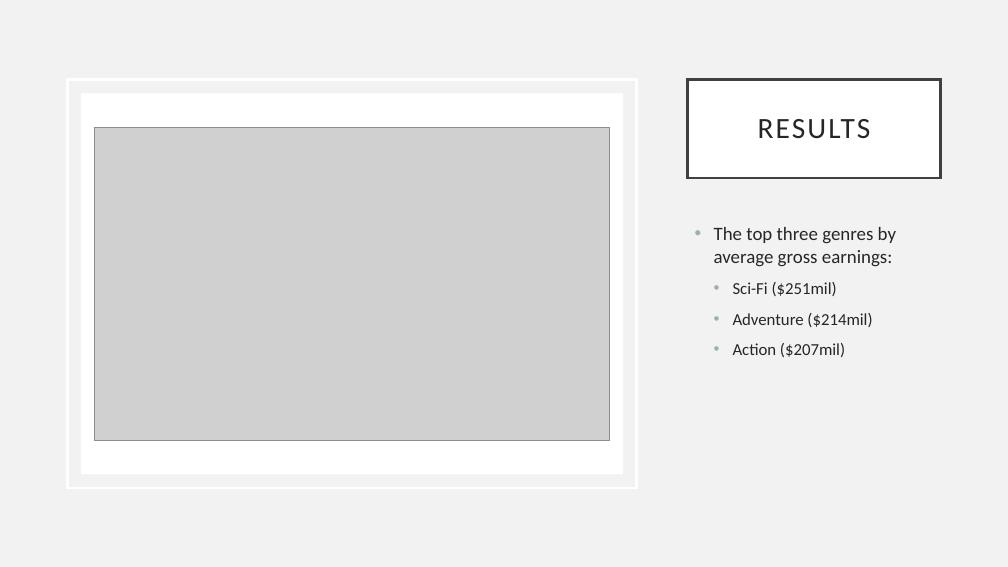
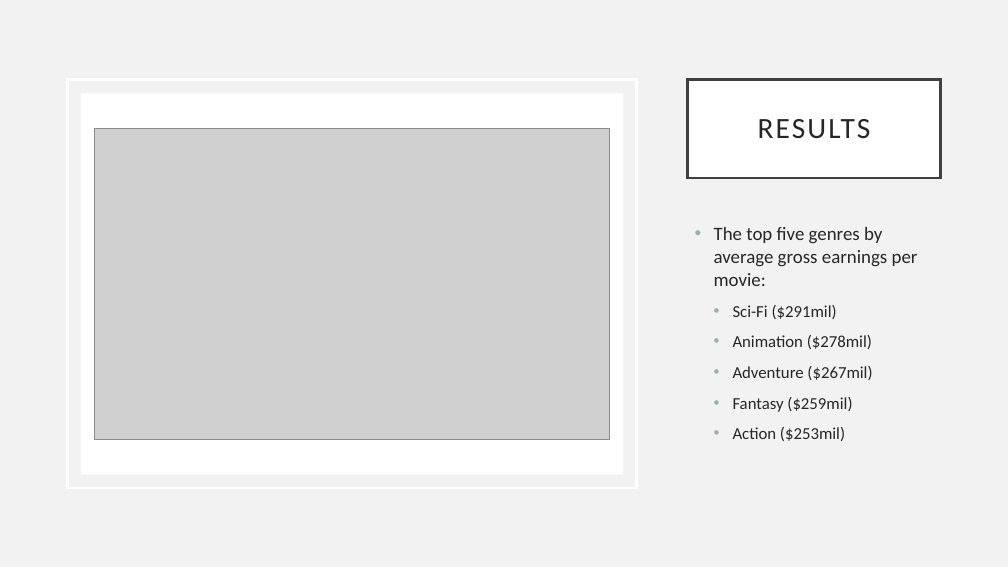
Before and after one commit to rfb-vibe/movie-studio-project, a slide deck: slide 7 of microsoft-tenne-project-presentation.pptx (slide 8 before the commit). Drawn at 1008x567 pixels with LibreOffice and Linux fonts; fonts in the diff are those of the drawing; grey boxes stand for pictures. Boxes give left, top, right and bottom in pixels: in the first picture for what was removed or moved away, otherwise in the second. Text is boxed around its words. In the diff, an @@ line names an element or a change of style, - is before the commit and + after.

```diff
--- a/microsoft-tenne-project-presentation.pptx
+++ b/microsoft-tenne-project-presentation.pptx
@@ text at [714,227,918,441]: text changed @@
-• The top three genres by average gross earnings:
-  • Sci-Fi ($251mil)
-  • Adventure ($214mil)
-  • Action ($207mil)
+• The top five genres by average gross earnings per movie:
+  • Sci-Fi ($291mil)
+  • Animation ($278mil)
+  • Adventure ($267mil)
+  • Fantasy ($259mil)
+  • Action ($253mil)
```
Also in this commit, not shown: 3 other slides changed, 1 slide added, 1 slide removed, 1 other file.
